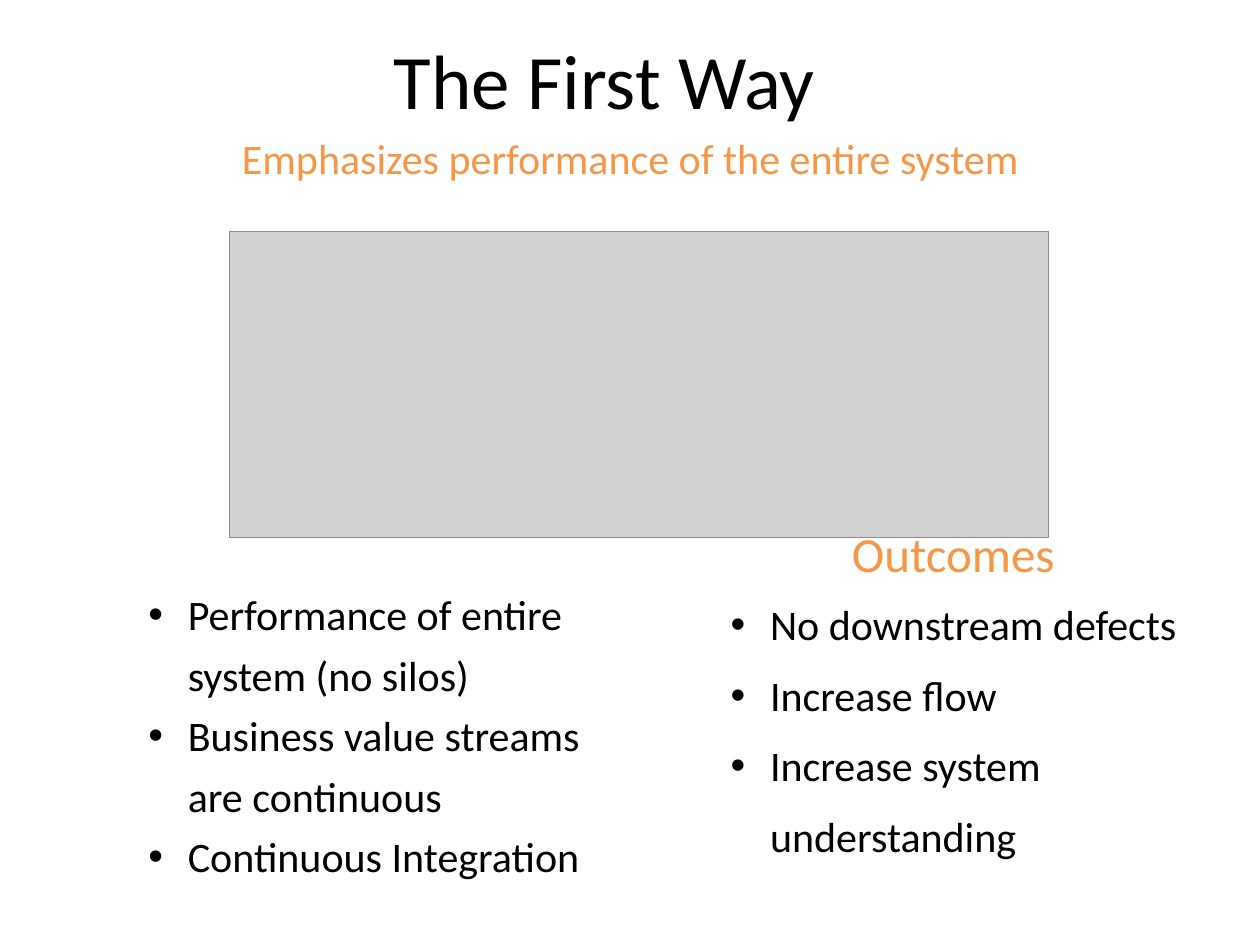
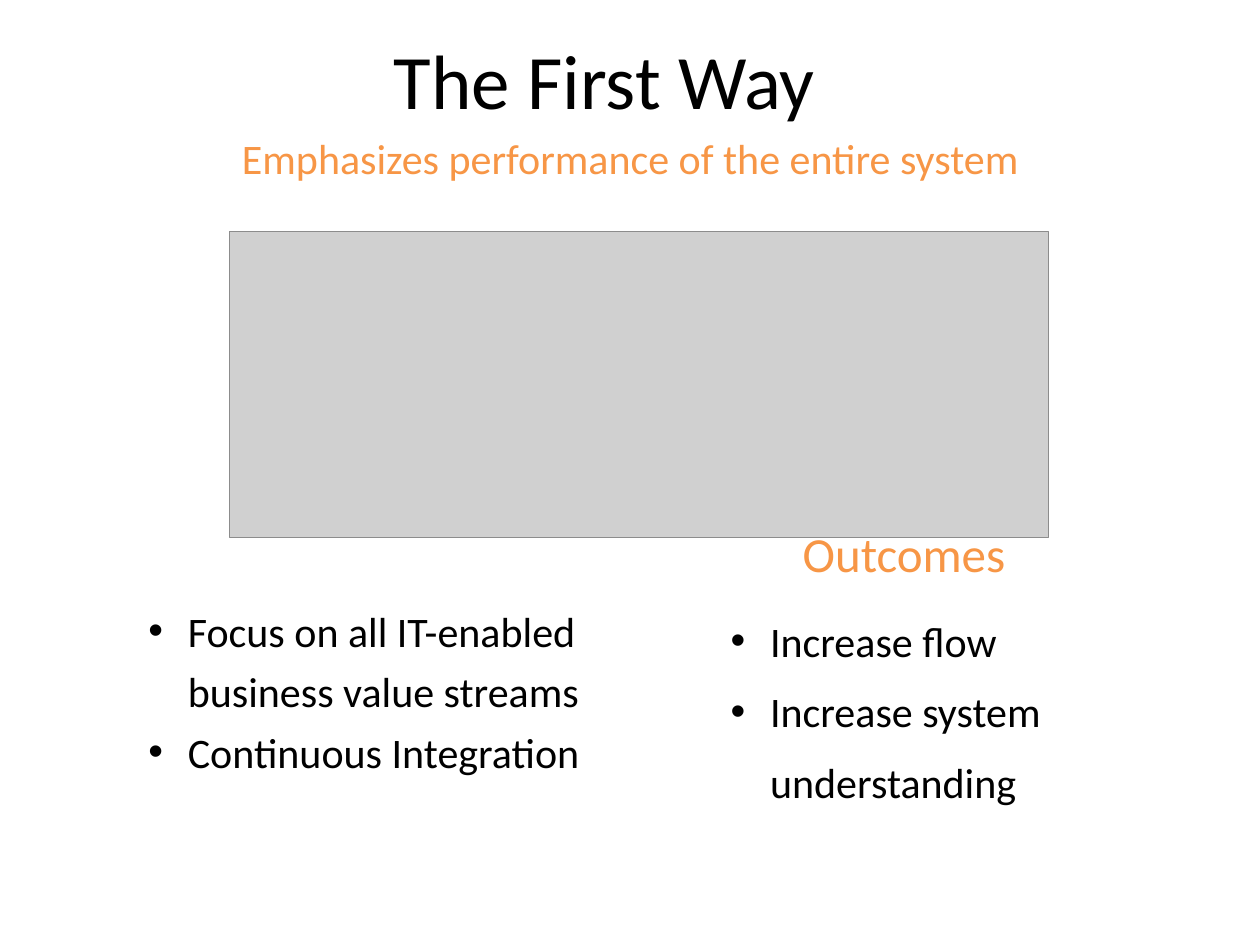
Before and after one commit to browngeek666/DevOpsPres, a slide deck: slide 10 of ALFDevOps.pptx (slide 6 before the commit). Drawn at 1260x945 pixels with LibreOffice and Linux fonts; fonts in the diff are those of the drawing; grey boxes stand for pictures. Boxes give left, top, right and bottom in pixels: in the first picture for what was removed or moved away, otherwise in the second. Text is boxed around its words. In the diff, an @@ line names an element or a change of style, - is before the commit and + after.

```diff
--- a/ALFDevOps.pptx
+++ b/ALFDevOps.pptx
@@ text "Outcomes": place and size @@
-text "Outcomes" at bbox=[852, 531, 1055, 573]
+text "Outcomes" at bbox=[803, 531, 1006, 573]
@@ text "Focus on all IT-enabled business ...": place and size @@
-text "Focus on all IT-enabled business ..." at bbox=[188, 601, 580, 880]
+text "Focus on all IT-enabled business ..." at bbox=[188, 617, 580, 776]
@@ text "Increase flow": place and size @@
-text "Increase flow" at bbox=[770, 610, 1176, 860]
+text "Increase flow" at bbox=[770, 628, 1040, 806]
@@ text at bbox=[188, 617, 579, 708]: text changed @@
-  • Performance of entire system (no silos)
-  • Business value streams are continuous
+  • Focus on all IT-enabled business value streams
@@ text at bbox=[770, 610, 1176, 641]: paragraph removed @@
-  • No downstream defects
```
Also in this commit, not shown: 10 other slides changed, 4 slides added, 12 slides removed.
